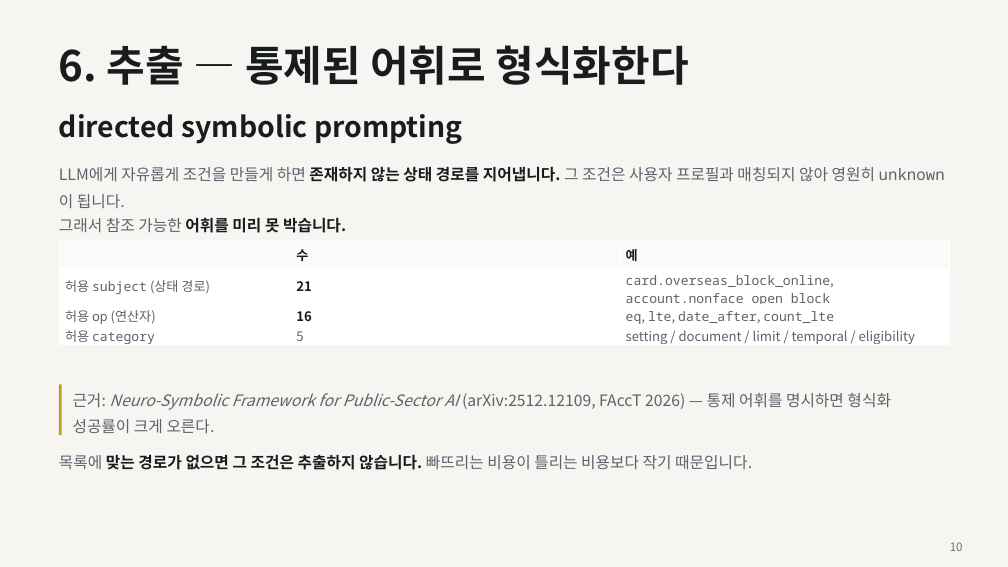
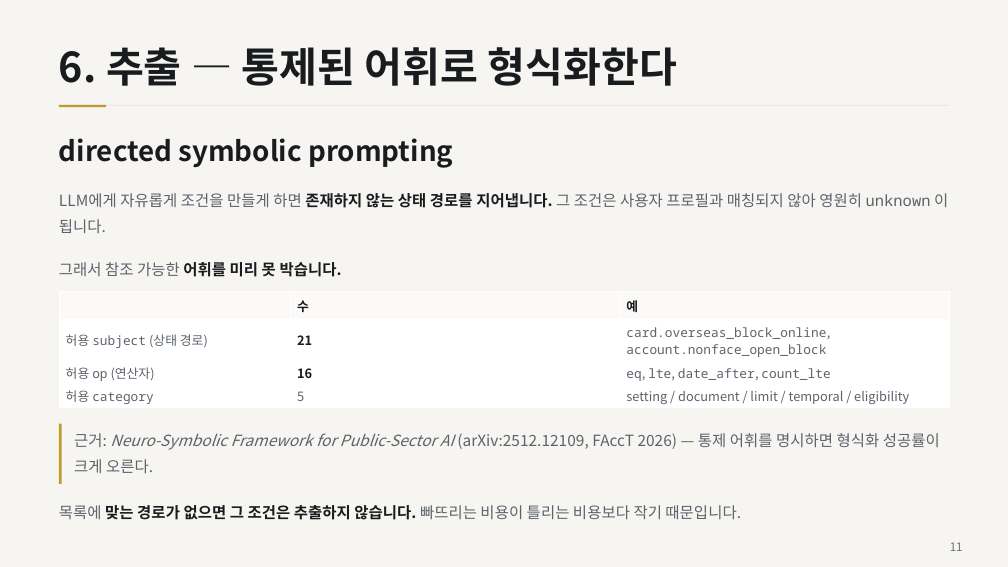
Before and after one commit to ChoHyeonChan/kb-ai-challenge-2026, a slide deck: slide 11 of docs/기술설명서.pptx (slide 10 before the commit). Drawn at 1008x567 pixels with LibreOffice and Linux fonts; fonts in the diff are those of the drawing. Boxes give left, top, right and bottom in pixels: in the first picture for what was removed or moved away, otherwise in the second. Text is boxed around its words. In the diff, an @@ line names an element or a change of style, - is before the commit and + after.

```diff
--- a/docs/기술설명서.pptx
+++ b/docs/기술설명서.pptx
@@ text "6. 추출 — 통제된 어휘로 ..." at (59, 47, 677, 86): size 40 to 39.2 pt; line spacing 1 to 1.05 @@
@@ rectangle added at (59, 105, 949, 106), fill #E4E1DB @@
@@ rectangle added at (59, 105, 106, 107), fill #C19A2E @@
@@ text "directed symbolic prompting": place and size @@
-text "directed symbolic prompting" at (59, 114, 462, 144)
+text "directed symbolic prompting" at (59, 138, 453, 168)
@@ text "directed symbolic prompting" at (59, 138, 453, 168): size 27 to 26.5 pt; line spacing 1 to 1.05 @@
@@ text "LLM에게 자유롭게 조건을 만들게 하면 ...": place and size @@
-text "LLM에게 자유롭게 조건을 만들게 하면 ..." at (59, 166, 945, 208)
+text "LLM에게 자유롭게 조건을 만들게 하면 ..." at (59, 193, 948, 233)
@@ text "그래서 참조 가능한 어휘를 미리 ...": place and size @@
-text "그래서 참조 가능한 어휘를 미리 ..." at (59, 217, 346, 233)
+text "그래서 참조 가능한 어휘를 미리 ..." at (59, 262, 342, 277)
@@ table at (59, 292, 950, 408) @@
@@ size 12.5 to 12.2 pt @@
@@ table: place and size @@
-table at (59, 241, 950, 348)
+table at (59, 292, 950, 408)
@@ rectangle: place and size @@
-rectangle at (59, 385, 62, 436)
+rectangle at (59, 423, 62, 484)
@@ text "근거: Neuro-Symbolic Framework for Public-Sector ...": place and size @@
-text "근거: Neuro-Symbolic Framework for Public-Sector ..." at (73, 393, 891, 433)
+text "근거: Neuro-Symbolic Framework for Public-Sector ..." at (74, 433, 940, 473)
@@ text "근거: Neuro-Symbolic Framework for Public-Sector ..." at (74, 433, 940, 473): size 15 to 14.7 pt; line spacing 1.35 to 1.4 @@
@@ size 15 to 14.7 pt in 3 elements at (59, 193, 948, 233), (59, 262, 342, 277), (59, 505, 741, 520) @@
@@ text "목록에 맞는 경로가 없으면 그 ...": place and size @@
-text "목록에 맞는 경로가 없으면 그 ..." at (59, 454, 752, 470)
+text "목록에 맞는 경로가 없으면 그 ..." at (59, 505, 741, 520)
@@ text at (950, 542, 963, 551): text changed @@
-10
+11
```
Also in this commit, not shown: 33 other slides changed, 3 slides added, 1 slide removed, 2 other files.
